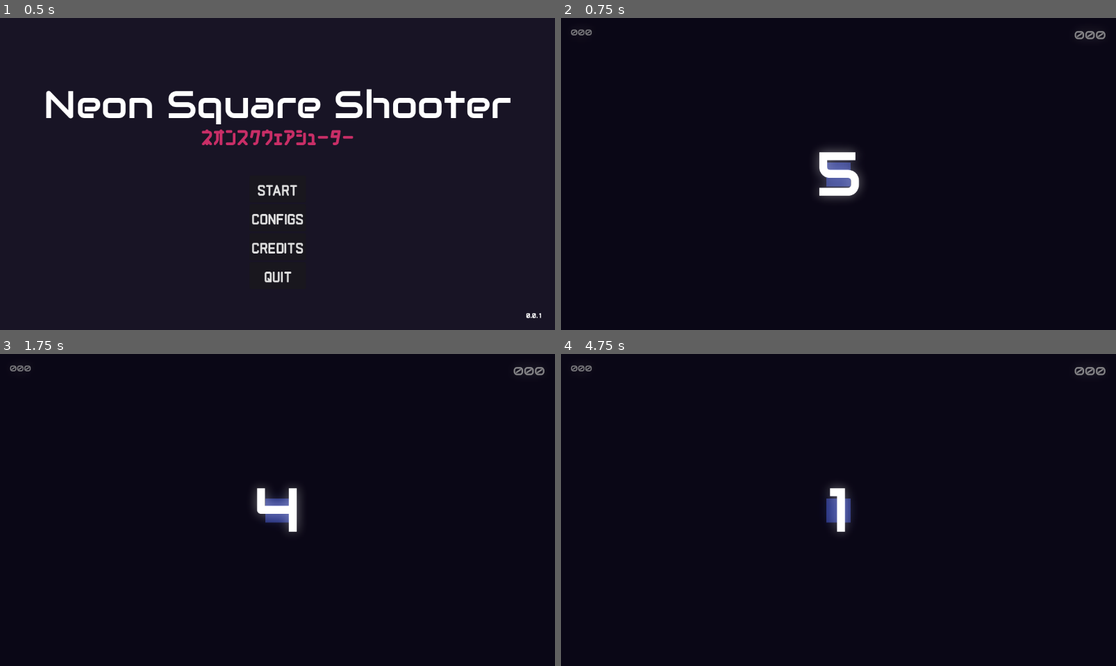
Above: before the commit, frames 1-4 (two rows, left to right).
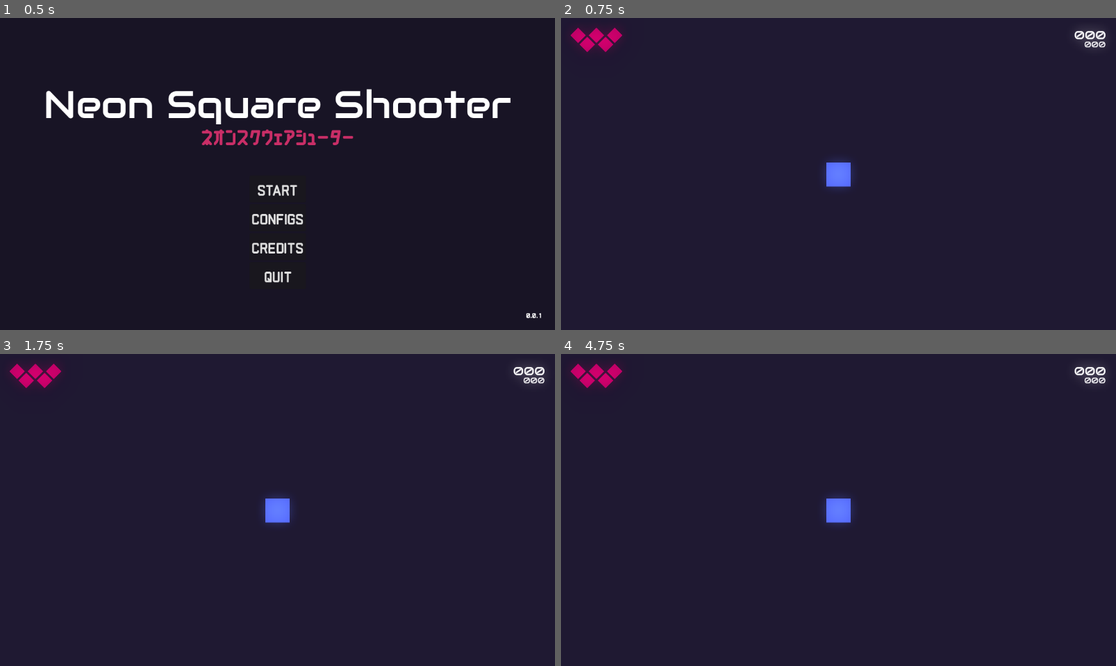
Above: after the commit, the same moments.

Repository: matheusmondenez/my-first-platform-game
Game: Godot game, scene res://wave_shooter/ui/main_menu.tscn
Same seed, same stepped clock (60 frames per second), same inputs: the game is played once before the commit and once after it. This scene is started directly instead of the project's main scene.
Inputs (mouse positions are in pixels of both pictures, inside the frame that each line leads up to):
- Up to frame 1 (0.5 s): no input
- Up to frame 2 (0.75 s): click "START" at 0.5 s
- Up to frame 3 (1.75 s): tap Enter at 1.25 s; move the mouse to (399, 494) at 1.27 s; press the mouse at (399, 494) at 1.28 s; hold D (right) from 1.28 s (still down); tap Space (jump) at 1.52 s
- Up to frame 4 (4.75 s): tap Space (jump) at 2, 2.27, 3.77, 4.25, 4.52 s; move the mouse to (727, 525) at 2.02 s; release the mouse at (727, 525) at 2.03 s; click (727, 525) at 2.1 s; move the mouse to (894, 441) at 2.77 s; release D (right) at 2.78 s; press the mouse at (894, 441) at 2.78 s; hold A (left) 2.78-3.53 s; tap Enter at 3.5 s; move the mouse to (810, 572) at 3.52 s; release the mouse at (810, 572) at 3.53 s; hold D (right) from 3.53 s (still down); click (810, 572) at 3.6 s; move the mouse to (1005, 556) at 4.27 s; press the mouse at (1005, 556) at 4.28 s

Frame 1 is identical in both runs. In frame 2, 99% of the frame differs, in the area x 0-100%, y 0-100%; in frame 3, 99%; in frame 4, 100%.

Commit message:
creates life bar and refactor opacity function on area enter

Diff:
--- /dev/null
+++ b/wave_shooter/actors/life.tscn
@@ -0,0 +1,6 @@
+[gd_scene format=3 uid="uid://8v7ksxovmwb5"]
+
+[node name="Life" type="Polygon2D"]
+scale = Vector2(0.0152225, 9.33333)
+color = Color(0.677036, 0, 0.339253, 1)
+polygon = PackedVector2Array(-1051.08, 0, 0, -1.71429, 1051.08, 0, 0, 1.71429)
--- a/wave_shooter/global.gd
+++ b/wave_shooter/global.gd
@@ -3,6 +3,7 @@
 var parent_node_creation = null
 var camera = null
 var player = null
+var life: int = 3
 var points: int = 0
 var high_score: int = 0
 var current_wave: int = 1
--- a/wave_shooter/levels/arena.tscn
+++ b/wave_shooter/levels/arena.tscn
@@ -1,12 +1,14 @@
-[gd_scene load_steps=10 format=3 uid="uid://dgak60m7gvdoh"]
+[gd_scene load_steps=13 format=3 uid="uid://dgak60m7gvdoh"]
 
 [ext_resource type="PackedScene" uid="uid://55q8dyag7rwi" path="res://wave_shooter/actors/player.tscn" id="1_0xoxs"]
 [ext_resource type="Script" path="res://wave_shooter/levels/arena.gd" id="1_hn6cv"]
 [ext_resource type="PackedScene" uid="uid://bdge81isdmgwf" path="res://wave_shooter/ui/count_down.tscn" id="2_575tc"]
 [ext_resource type="FontFile" uid="uid://b2vaekuu7epix" path="res://wave_shooter/assets/fonts/Audiowide-Regular.ttf" id="3_ntwtu"]
+[ext_resource type="Script" path="res://wave_shooter/ui/hud.gd" id="4_0tsoh"]
 [ext_resource type="Script" path="res://wave_shooter/ui/points.gd" id="4_qyixy"]
 [ext_resource type="Script" path="res://wave_shooter/ui/high_score.gd" id="5_60vb7"]
 [ext_resource type="Script" path="res://wave_shooter/ui/camera.gd" id="5_nfxav"]
+[ext_resource type="PackedScene" uid="uid://8v7ksxovmwb5" path="res://wave_shooter/actors/life.tscn" id="8_3r7at"]
 
 [sub_resource type="Environment" id="Environment_sgqdw"]
 background_mode = 3
@@ -15,7 +17,10 @@
 glow_blend_mode = 0
 
 [sub_resource type="RectangleShape2D" id="RectangleShape2D_cqxq1"]
-size = Vector2(47, 16)
+size = Vector2(70, 40)
+
+[sub_resource type="RectangleShape2D" id="RectangleShape2D_vjnuk"]
+size = Vector2(114, 56)
 
 [node name="Arena" type="Node2D"]
 script = ExtResource("1_hn6cv")
@@ -39,6 +44,7 @@
 [node name="UI" type="Node2D" parent="."]
 
 [node name="CountDown" parent="UI" instance=ExtResource("2_575tc")]
+visible = false
 offset_right = 1152.0
 offset_bottom = 648.0
 
@@ -49,15 +55,29 @@
 offset_right = 1152.0
 offset_bottom = 648.0
 size_flags_horizontal = 4
+script = ExtResource("4_0tsoh")
 
-[node name="Points" type="Label" parent="UI/HUD"]
+[node name="Score" type="Control" parent="UI/HUD"]
+anchors_preset = 0
+offset_right = 40.0
+offset_bottom = 40.0
+
+[node name="PointsArea" type="Area2D" parent="UI/HUD/Score"]
+visible = false
+position = Vector2(1065, 20)
+
+[node name="CollisionShape2D" type="CollisionShape2D" parent="UI/HUD/Score/PointsArea"]
+position = Vector2(33, 24)
+shape = SubResource("RectangleShape2D_cqxq1")
+
+[node name="Points" type="Label" parent="UI/HUD/Score"]
 layout_mode = 1
 anchors_preset = 1
 anchor_left = 1.0
 anchor_right = 1.0
-offset_left = -87.0
+offset_left = 1025.0
 offset_top = 20.0
-offset_right = -20.0
+offset_right = 1092.0
 offset_bottom = 51.0
 grow_horizontal = 0
 theme_override_fonts/font = ExtResource("3_ntwtu")
@@ -65,27 +85,45 @@
 text = "000"
 script = ExtResource("4_qyixy")
 
-[node name="Area2D" type="Area2D" parent="UI/HUD/Points"]
-
-[node name="CollisionShape2D" type="CollisionShape2D" parent="UI/HUD/Points/Area2D"]
-position = Vector2(33, 15.5)
-shape = SubResource("RectangleShape2D_cqxq1")
-
-[node name="HighScore" type="Label" parent="UI/HUD"]
-layout_mode = 0
-offset_left = 20.0
-offset_top = 20.0
-offset_right = 65.0
-offset_bottom = 43.0
+[node name="HighScore" type="Label" parent="UI/HUD/Score"]
+layout_mode = 1
+anchors_preset = 1
+anchor_left = 1.0
+anchor_right = 1.0
+offset_left = 1046.0
+offset_top = 45.0
+offset_right = 1091.0
+offset_bottom = 68.0
+grow_horizontal = 0
 theme_override_fonts/font = ExtResource("3_ntwtu")
 text = "000"
 script = ExtResource("5_60vb7")
 
-[node name="Area2D" type="Area2D" parent="UI/HUD/HighScore"]
+[node name="Life" type="Control" parent="UI/HUD"]
+anchors_preset = 0
+offset_right = 40.0
+offset_bottom = 40.0
 
-[node name="CollisionShape2D" type="CollisionShape2D" parent="UI/HUD/HighScore/Area2D"]
-position = Vector2(22.5, 10)
-shape = SubResource("RectangleShape2D_cqxq1")
+[node name="LifeArea" type="Area2D" parent="UI/HUD/Life"]
+
+[node name="CollisionShape2D" type="CollisionShape2D" parent="UI/HUD/Life/LifeArea"]
+position = Vector2(74, 45)
+shape = SubResource("RectangleShape2D_vjnuk")
+
+[node name="Life" parent="UI/HUD/Life" instance=ExtResource("8_3r7at")]
+position = Vector2(36, 36)
+
+[node name="Life2" parent="UI/HUD/Life" instance=ExtResource("8_3r7at")]
+position = Vector2(55, 55)
+
+[node name="Life3" parent="UI/HUD/Life" instance=ExtResource("8_3r7at")]
+position = Vector2(74, 36)
+
+[node name="Life4" parent="UI/HUD/Life" instance=ExtResource("8_3r7at")]
+position = Vector2(93, 55)
+
+[node name="Life5" parent="UI/HUD/Life" instance=ExtResource("8_3r7at")]
+position = Vector2(112, 36)
 
 [node name="Camera" type="Camera2D" parent="."]
 position = Vector2(576, 324)
@@ -96,8 +134,8 @@
 [connection signal="timeout" from="EnemySpawnTimer" to="." method="_on_enemy_spawn_timer_timeout"]
 [connection signal="timeout" from="DificultyTimer" to="." method="_on_dificulty_timer_timeout"]
 [connection signal="timeout" from="PowerUpSpawnTimer" to="." method="_on_power_up_spawn_timer_timeout"]
-[connection signal="area_entered" from="UI/HUD/Points/Area2D" to="UI/HUD/Points" method="_on_area_2d_area_entered"]
-[connection signal="area_exited" from="UI/HUD/Points/Area2D" to="UI/HUD/Points" method="_on_area_2d_area_exited"]
-[connection signal="area_entered" from="UI/HUD/HighScore/Area2D" to="UI/HUD/HighScore" method="_on_area_2d_area_entered"]
-[connection signal="area_exited" from="UI/HUD/HighScore/Area2D" to="UI/HUD/HighScore" method="_on_area_2d_area_exited"]
+[connection signal="area_entered" from="UI/HUD/Score/PointsArea" to="UI/HUD" method="_on_points_area_area_entered"]
+[connection signal="area_exited" from="UI/HUD/Score/PointsArea" to="UI/HUD" method="_on_points_area_area_exited"]
+[connection signal="area_entered" from="UI/HUD/Life/LifeArea" to="UI/HUD" method="_on_life_area_area_entered"]
+[connection signal="area_exited" from="UI/HUD/Life/LifeArea" to="UI/HUD" method="_on_life_area_area_exited"]
 [connection signal="timeout" from="Camera/Timer" to="Camera" method="_on_timer_timeout"]
--- /dev/null
+++ b/wave_shooter/ui/hud.gd
@@ -0,0 +1,33 @@
+extends Control
+
+@onready var points: Label = $Score/Points
+@onready var high_score: Label = $Score/HighScore
+
+func _on_points_area_area_entered(area: Area2D) -> void:
+	if area.is_in_group("enemy") or area.is_in_group("player"):
+		change_points_area_opacity(0.5)
+
+func _on_points_area_area_exited(area: Area2D) -> void:
+	if area.is_in_group("enemy") or area.is_in_group("player"):
+		change_points_area_opacity(1)
+
+func _on_life_area_area_entered(area: Area2D) -> void:
+	if area.is_in_group("enemy") or area.is_in_group("player"):
+		change_life_area_opacity(0.5)
+
+func _on_life_area_area_exited(area: Area2D) -> void:
+	if area.is_in_group("enemy") or area.is_in_group("player"):
+		change_life_area_opacity(1)
+
+func change_points_area_opacity(value: float) -> void:
+	points.add_theme_color_override("font_color", Color(Color.WHITE, value))
+	high_score.add_theme_color_override("font_color", Color(Color.WHITE, value))
+
+func change_life_area_opacity(value: float) -> void:
+	var children = get_children()
+	for child in children:
+		if child.name == "Life":
+			var lifes = child.get_children()
+			for life in lifes:
+				if life is Polygon2D:
+					life.color.a = value
--- a/wave_shooter/ui/main_menu.gd
+++ b/wave_shooter/ui/main_menu.gd
@@ -1,10 +1,13 @@
 extends Control
 
 func _ready() -> void:
-	$Version.text = str(Configs.VERSION)
+	$Version.text = Configs.VERSION
 
 func _process(delta: float) -> void:
 	pass
 
 func _on_start_button_pressed() -> void:
 	get_tree().change_scene_to_file("res://wave_shooter/levels/arena.tscn")
+
+func _on_quit_button_pressed() -> void:
+	get_tree().quit()
--- a/wave_shooter/ui/main_menu.tscn
+++ b/wave_shooter/ui/main_menu.tscn
@@ -99,3 +99,4 @@
 text = "QUIT"
 
 [connection signal="pressed" from="ButtonsContainer/StartButton" to="." method="_on_start_button_pressed"]
+[connection signal="pressed" from="ButtonsContainer/QuitButton" to="." method="_on_quit_button_pressed"]
--- a/wave_shooter/ui/points.gd
+++ b/wave_shooter/ui/points.gd
@@ -2,11 +2,3 @@
 
 func _process(delta: float) -> void:
 	text = str("%03d" % Global.points)
-
-func _on_area_2d_area_entered(area: Area2D) -> void:
-	if area.is_in_group("enemy") or area.is_in_group("player"):
-		add_theme_color_override("font_color", Color(Color.WHITE, 0.5))
-
-func _on_area_2d_area_exited(area: Area2D) -> void:
-	if area.is_in_group("enemy") or area.is_in_group("player"):
-		add_theme_color_override("font_color", Color(Color.WHITE, 1))
